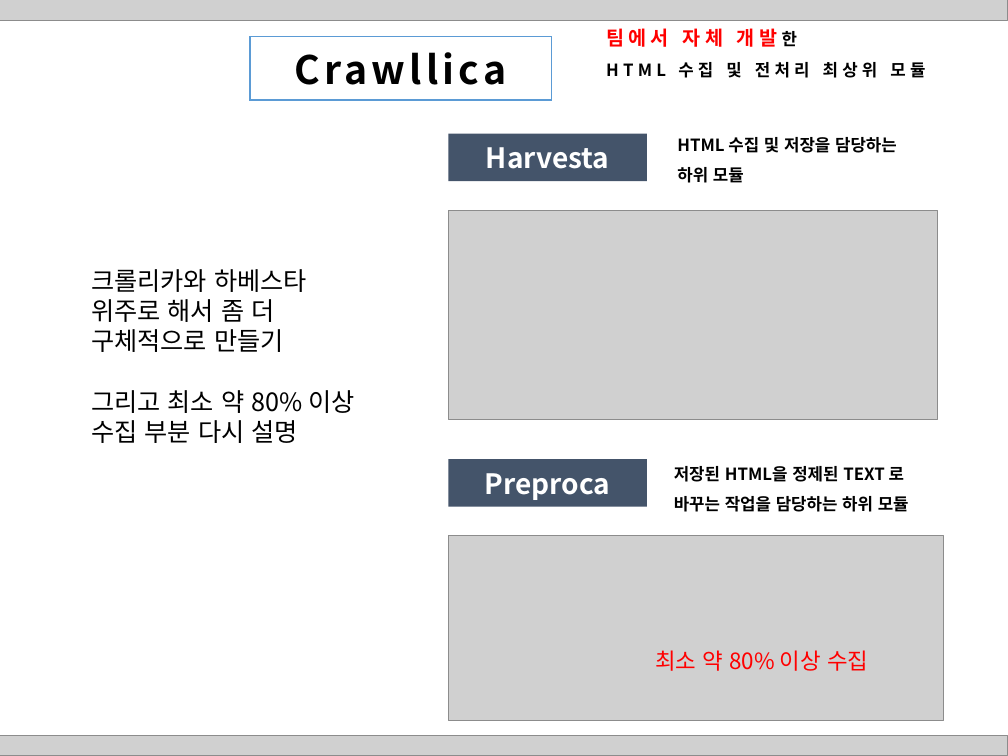
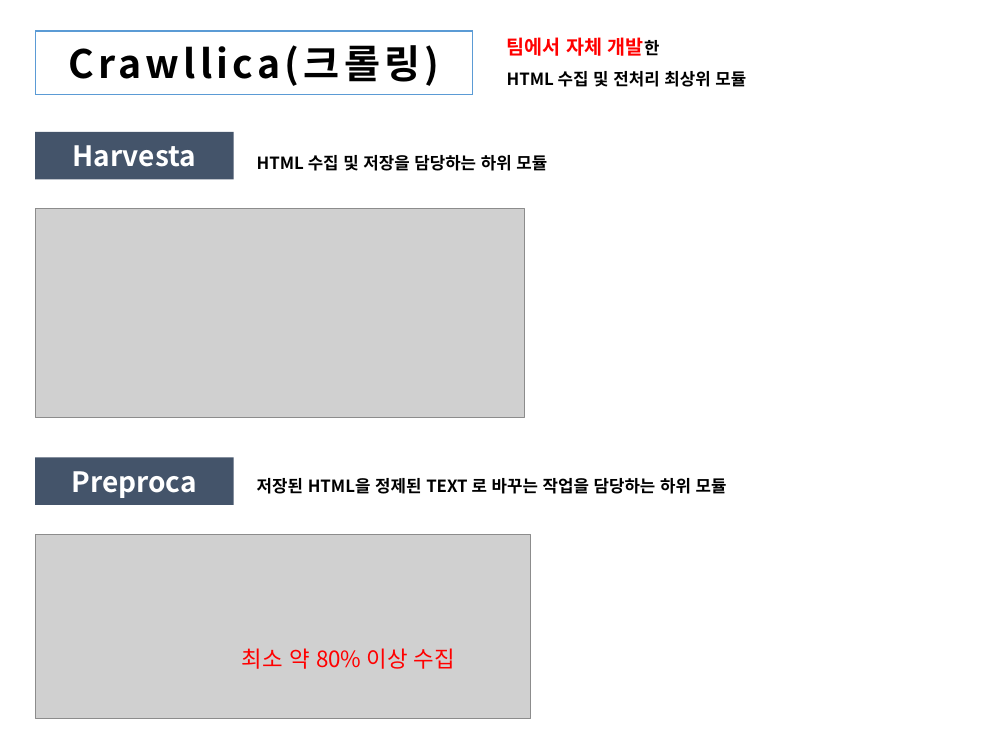
Before and after one commit to HaYongdae/issuewhatshow, a slide deck: slide 11 of doc/최종 PPT.pptx (slide 9 before the commit). Drawn at 1008x756 pixels with LibreOffice and Linux fonts; fonts in the diff are those of the drawing; grey boxes stand for pictures. Boxes give left, top, right and bottom in pixels: in the first picture for what was removed or moved away, otherwise in the second. Text is boxed around its words. In the diff, an @@ line names an element or a change of style, - is before the commit and + after.

```diff
--- a/doc/최종 PPT.pptx
+++ b/doc/최종 PPT.pptx
@@ picture removed at [0,0,1008,21] @@
@@ text "팀에서 자체 개발한": place and size @@
-text "팀에서 자체 개발한" at [606,28,925,78]
+text "팀에서 자체 개발한" at [507,37,746,87]
@@ text "팀에서 자체 개발한" at [507,37,746,87]: letter spacing 3 to 0 pt @@
@@ rectangle "Crawllica(크롤링)": place and size @@
-rectangle "Crawllica(크롤링)" at [250,36,551,100]
+rectangle "Crawllica(크롤링)" at [35,31,472,95]
@@ text in rectangle at [304,45,420,82]: text changed @@
-Crawllica
+Crawllica(크롤링)
@@ text at [257,155,547,171]: text changed @@
-HTML 수집 및 저장을 담당하는
-하위 모듈
+HTML 수집 및 저장을 담당하는 하위 모듈
@@ text removed at [91,269,354,443] @@
-크롤리카와 하베스타
-위주로 해서 좀 더 구체적으로 만들기
-그리고 최소 약 80% 이상 수집 부분 다시 설명
@@ text "저장된 HTML을 정제된 TEXT 로 ..." rewrapped from [674,466,909,512] to [257,478,727,494] @@
@@ 2 pictures, 2 rectangles, 1 text: place and size @@
-2 pictures, 2 rectangles, 1 text at [449,134,944,721]
+2 pictures, 2 rectangles, 1 text at [35,132,531,719]
@@ picture removed at [0,735,1008,756] @@
```
Also in this commit, not shown: 26 other slides changed.
